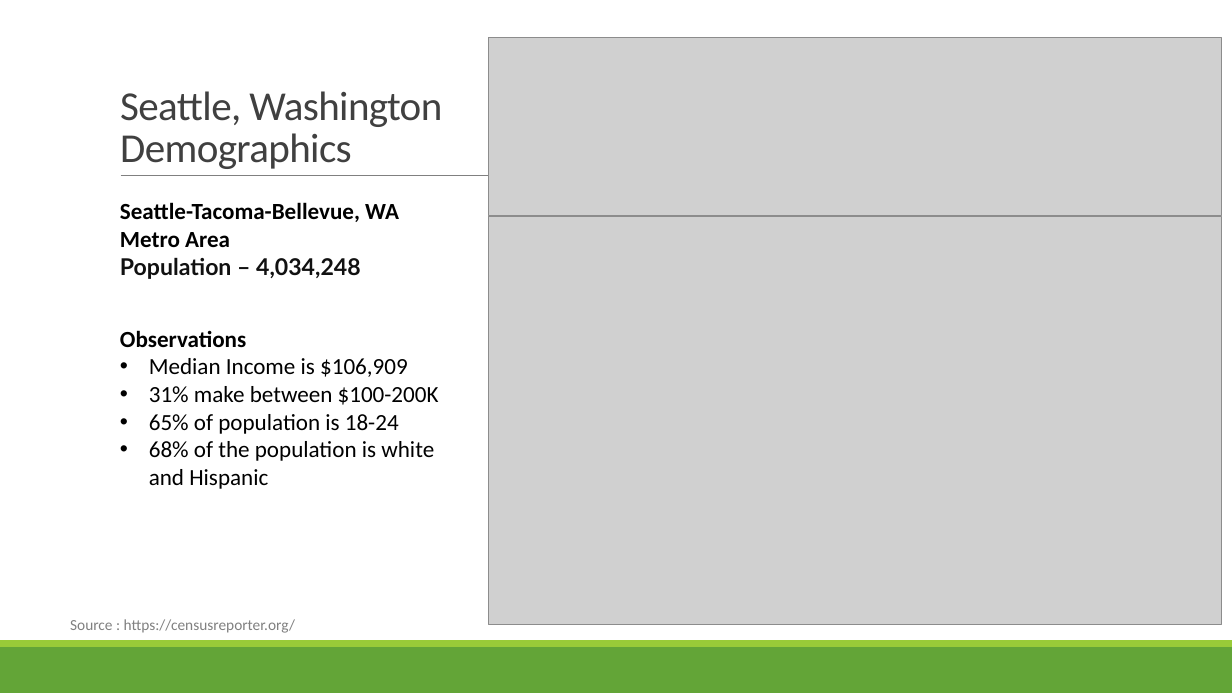
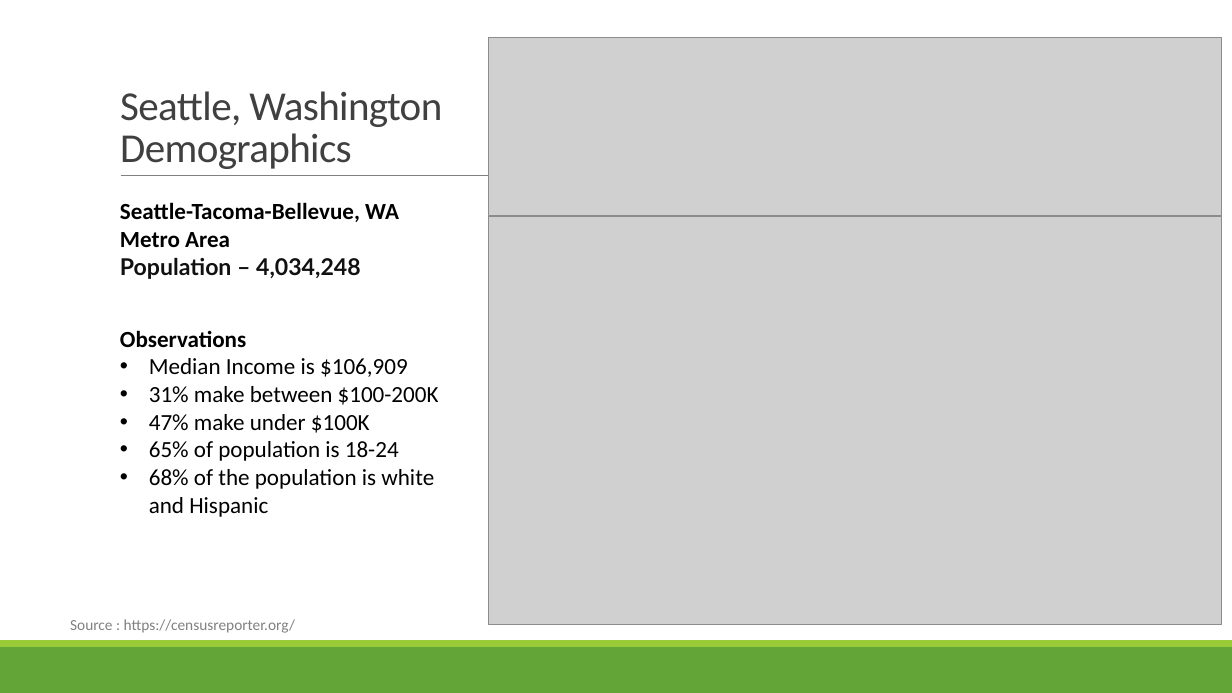
Before and after one commit to jodylarson310/module7-project, a slide deck: slide 14 of Support_Live_Music_Project1_Group4.pptx. Drawn at 1232x693 pixels with LibreOffice and Linux fonts; fonts in the diff are those of the drawing; grey boxes stand for pictures. Boxes give left, top, right and bottom in pixels: in the first picture for what was removed or moved away, otherwise in the second. Text is boxed around its words. In the diff, an @@ line names an element or a change of style, - is before the commit and + after.

```diff
--- a/Support_Live_Music_Project1_Group4.pptx
+++ b/Support_Live_Music_Project1_Group4.pptx
@@ text at box(149, 414, 370, 433): paragraph added @@
+• 47% make under $100K
```
Also in this commit, not shown: 11 other slides changed.
